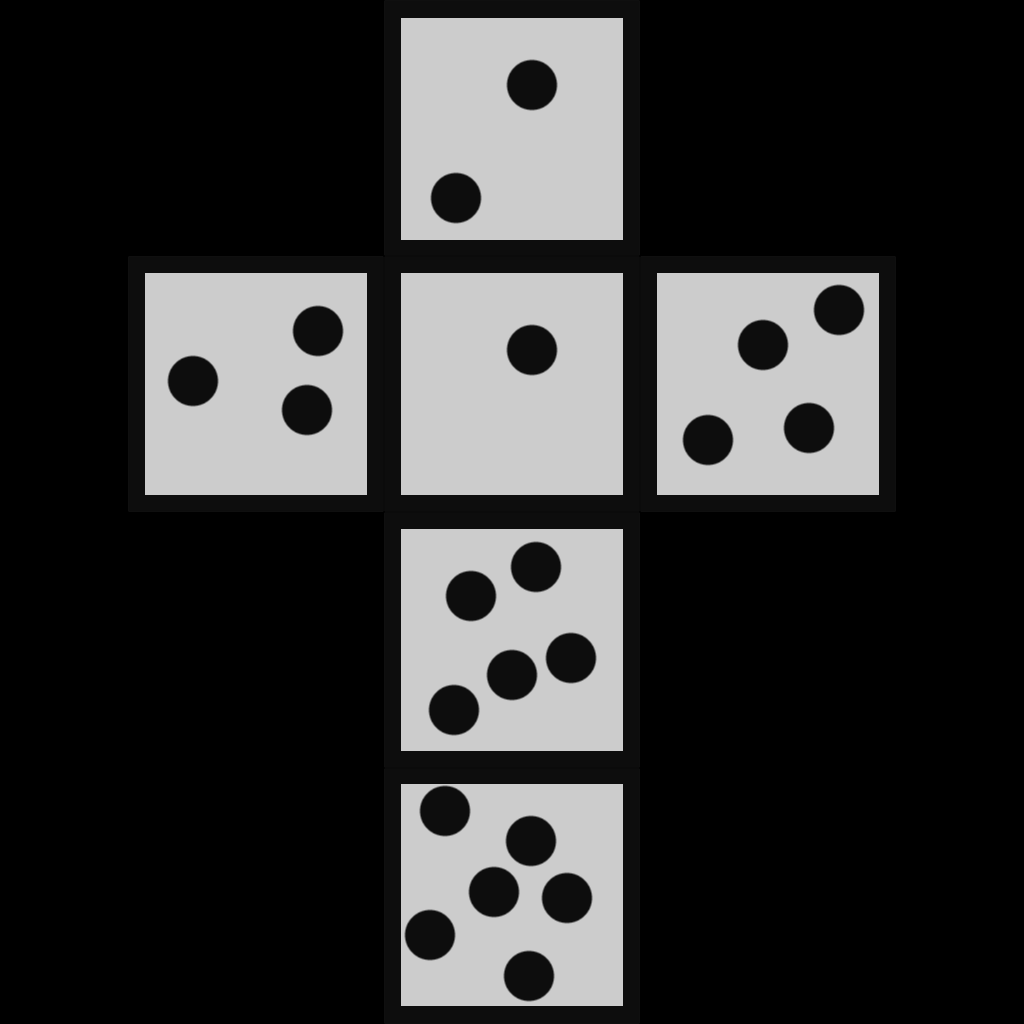
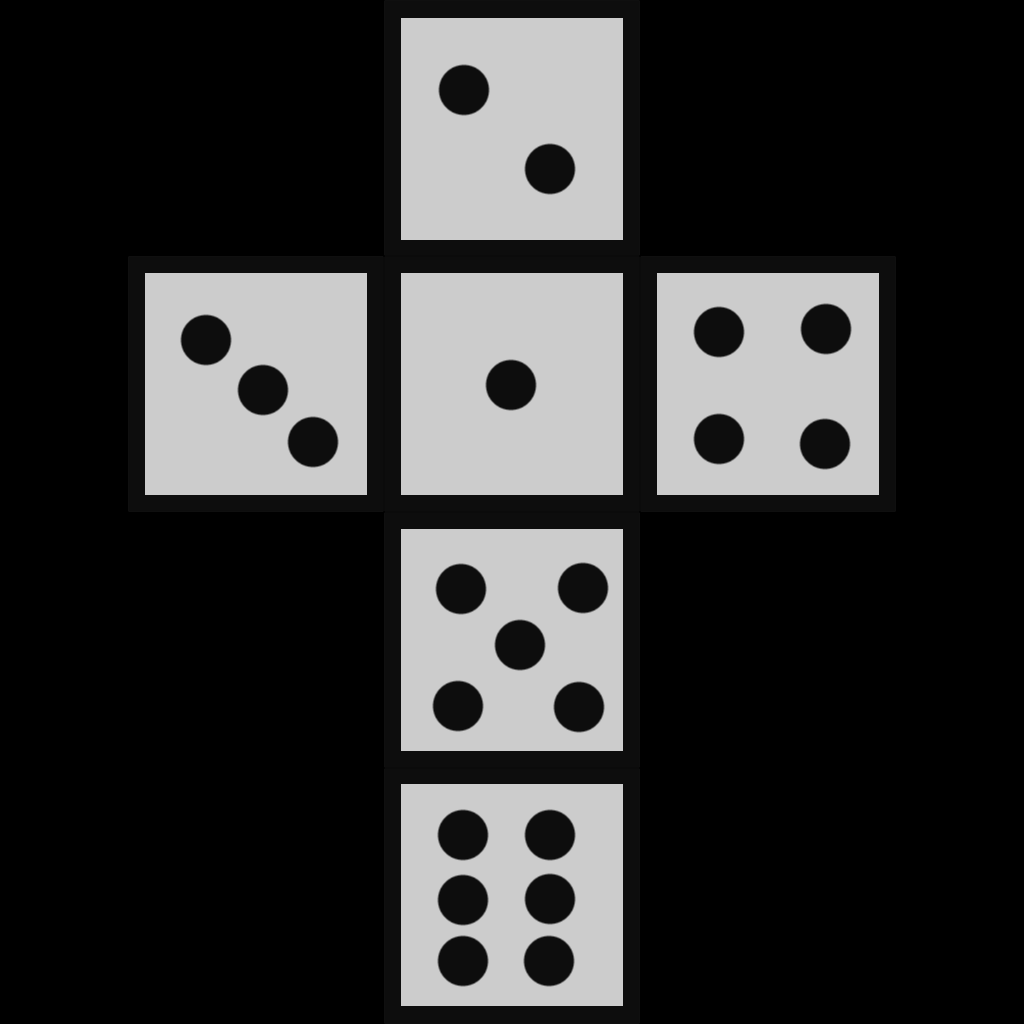
The second w=1024, h=1024 image is a revision of the first. Changes to its layers:
added layer "Layer #2" above "Layer #1" over (180, 64, 852, 987)
painted on "Layer #1" over (167, 59, 865, 1002)
